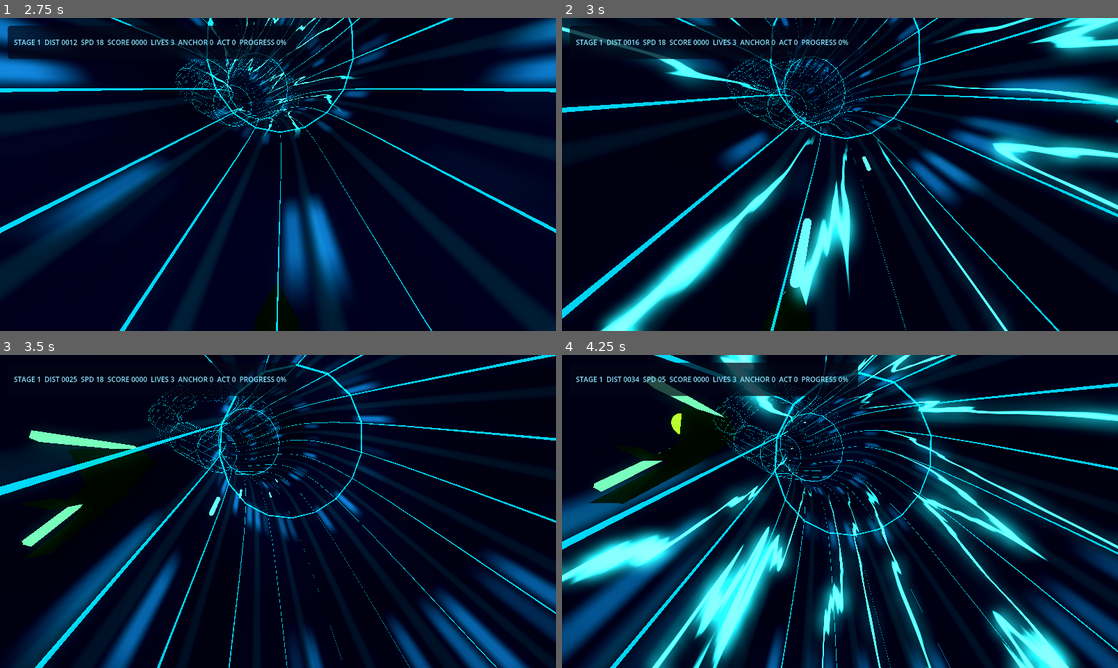
Above: before the commit, frames 1-4 (two rows, left to right).
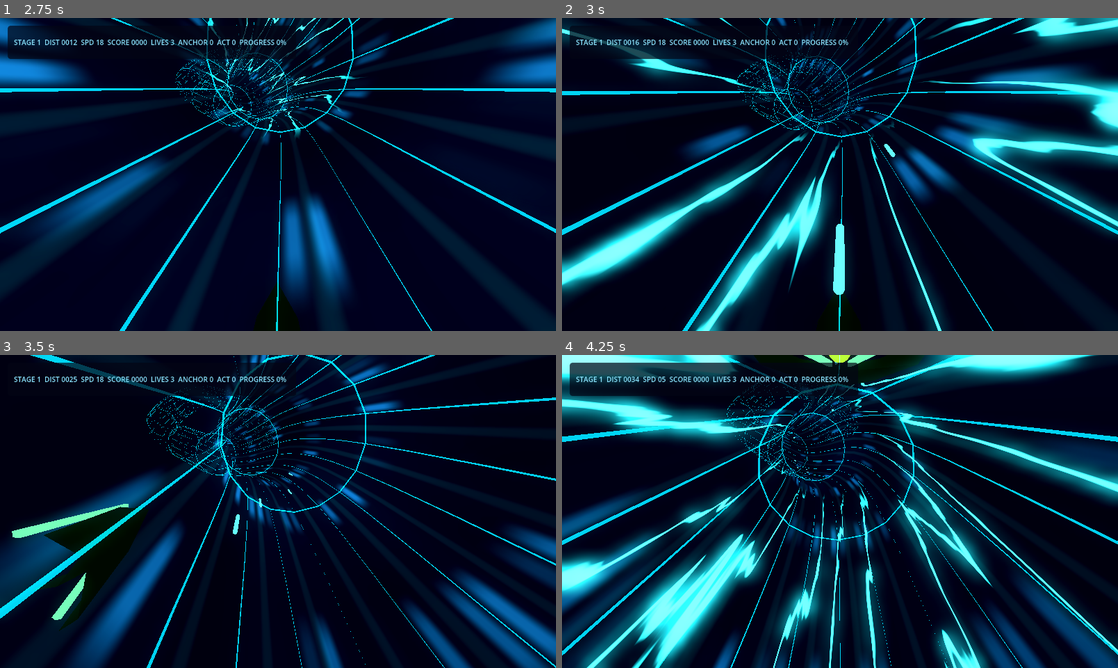
Above: after the commit, the same moments.

Repository: hobsojam/super-miranda-3d
Game: Godot game, scene res://scenes/storm_preview.tscn
The game is run twice, just before and just after one commit, with the same random seed, the same clock (stepped at 60 frames per second) and the same inputs.
Inputs (mouse positions are in pixels of both pictures, inside the frame that each line leads up to):
- Up to frame 1 (2.75 s): click "Stage 1" at 0.5 s; click "Stage 1" at 1.25 s; click "Start" at 2 s
- Up to frame 2 (3 s): tap Enter (ui_accept) at 2.75 s; move the mouse to (962, 158) at 2.77 s; hold Right (ui_right) from 2.78 s (still down); hold Space from 2.78 s (still down); click (962, 158) at 2.92 s
- Up to frame 3 (3.5 s): keep holding Right (ui_right); keep holding Space; tap Enter (ui_accept) at 3.02 s
- Up to frame 4 (4.25 s): move the mouse to (728, 527) at 3.52 s; release Right (ui_right) at 3.53 s; release Space at 3.53 s; hold Down from 3.53 s (still down); tap Space at 3.6 s; click (728, 527) at 3.67 s; tap Enter (ui_accept) at 3.77 s

Frame 1 is identical in both runs. In frame 2, 38% of the frame differs, in the area x 0-100%, y 0-100%; in frame 3, 30%; in frame 4, 59%.

Commit message:
Add mouse control and a stage-shape ideas backlog
Mouse control, additive alongside the existing keyboard scheme (neither
replaces the other):
- Lane switching: StormRunner accumulates InputEventMouseMotion.relative.x
  in _input() and steps a lane via the existing _step_lane() once
  accumulated motion crosses mouse_lane_sensitivity, independently of the
  keyboard's hold-repeat state machine so the two can't interfere with
  each other.
- Firing: StormPlayer's fire-held check now also accepts left mouse
  button, alongside the existing spacebar check.
- Mouse capture: captured (relative-motion-only, can't escape the window)
  whenever StormRunner.set_input_enabled(true) is called - i.e. during
  actual piloting - and visible whenever it's false, which covers every
  menu/transition/game-over state already, since those are exactly the
  states that call set_input_enabled(false). PauseMenu handles the one
  case that bypasses that toggle (get_tree().paused instead): pausing is
  only ever allowed during active gameplay (see _can_toggle_pause), so
  unpausing can safely re-capture unconditionally.

Also adds a "Backlog: future stage shape ideas" section to
STAGE_DESIGN.md: six shape concepts buildable with the parametric-
formula-plus-arc-length-sampling technique proven safe by Stage 2's
corkscrew and Stage 3's rebuilt weave (braid/figure-eight, ascending
drill, vertical undulation, tightening vortex, wide sweeping canyon,
combined diagonal weave), plus two that would need actual engine work
first (variable tube radius and anything depending on it) rather than
just a new stage-definition file. Documents the real lesson from building
Stage 2 and 3: a plausible-looking shape and a verified-safe one are
different amounts of work, and points at how to verify curvature (radius
of curvature at the tightest point vs. the tube's own cross-section
radius) rather than just render-sample turn angle, which only catches
aliasing.

Co-Authored-By: Claude Sonnet 5 <noreply@anthropic.com>

Diff:
--- a/scripts/pause_menu.gd
+++ b/scripts/pause_menu.gd
@@ -81,6 +81,11 @@
 	_panel.visible = paused
 	if paused:
 		_sync_fullscreen_checkbox()
+	# _can_toggle_pause only allows pausing during active gameplay (never
+	# while a menu screen is showing), so unpausing always means returning
+	# to piloting - safe to unconditionally re-capture the mouse here
+	# rather than needing to ask StormRunner what state it's in.
+	Input.mouse_mode = Input.MOUSE_MODE_VISIBLE if paused else Input.MOUSE_MODE_CAPTURED
 
 func _on_music_changed(value: float) -> void:
 	_apply_bus_volume("Music", value)
--- a/scripts/storm_camera.gd
+++ b/scripts/storm_camera.gd
@@ -16,6 +16,10 @@
 @export var start_lane_angle: float = -PI * 0.5
 @export var damage_shake_time: float = 0.18
 @export var damage_shake_strength: float = 0.42
+# Pixels of accumulated mouse motion (InputEventMouseMotion.relative.x) that
+# steps one lane, independent of the keyboard's hold-repeat state machine -
+# both drive the same _step_lane, so neither interferes with the other.
+@export var mouse_lane_sensitivity: float = 18.0
 
 var _storm: StormTube
 var _player: StormPlayer
@@ -27,6 +31,7 @@
 var _held_lane_direction: int = 0
 var _hold_repeat_timer: float = 0.0
 var _input_enabled: bool = true
+var _mouse_delta_accum: float = 0.0
 var _move_audio: AudioStreamPlayer
 var _shake_timer: float = 0.0
 var _shake_duration: float = 0.0
@@ -62,15 +67,25 @@
 	_distance = min(_distance + _speed * delta, _storm.route_length)
 	_update_route_pose(delta)
 
+func _input(event: InputEvent) -> void:
+	if _input_enabled and event is InputEventMouseMotion:
+		_mouse_delta_accum += event.relative.x
+
 func restart_run() -> void:
 	_distance = 0.0
 	_lane_index = 0
 	_target_lane_angle = _lane_angle_for_index(_lane_index)
 	_lane_angle = _target_lane_angle
 	_shake_timer = 0.0
+	_mouse_delta_accum = 0.0
 
 func set_input_enabled(enabled: bool) -> void:
 	_input_enabled = enabled
+	# Captured while piloting (so mouse motion is relative-delta-only and
+	# never escapes the window), visible whenever gameplay input is off -
+	# every place that calls this is exactly a menu/pause/transition state
+	# where the HUD needs a normal clickable cursor instead.
+	Input.mouse_mode = Input.MOUSE_MODE_CAPTURED if enabled else Input.MOUSE_MODE_VISIBLE
 
 func play_damage_feedback(_invulnerable_time: float) -> void:
 	_shake_timer = damage_shake_time
@@ -110,7 +125,17 @@
 		_shake_timer = maxf(_shake_timer - delta, 0.0)
 	look_at(_player.global_position.lerp(ahead.position, 0.35), here.up)
 
+func _consume_mouse_lane_input() -> void:
+	while _mouse_delta_accum >= mouse_lane_sensitivity:
+		_step_lane(1)
+		_mouse_delta_accum -= mouse_lane_sensitivity
+	while _mouse_delta_accum <= -mouse_lane_sensitivity:
+		_step_lane(-1)
+		_mouse_delta_accum += mouse_lane_sensitivity
+
 func _update_lane_input(delta: float) -> void:
+	_consume_mouse_lane_input()
+
 	var step_direction: int = 0
 	if Input.is_action_just_pressed("ui_left"):
 		step_direction = -1
--- a/scripts/storm_player.gd
+++ b/scripts/storm_player.gd
@@ -27,7 +27,11 @@
 func _process(delta: float) -> void:
 	_damage_flash_timer = maxf(_damage_flash_timer - delta, 0.0)
 	_invulnerable_visual_timer = maxf(_invulnerable_visual_timer - delta, 0.0)
-	tick_fire_input(delta, Input.is_key_pressed(KEY_SPACE))
+	var fire_held: bool = (
+		Input.is_key_pressed(KEY_SPACE)
+		or Input.is_mouse_button_pressed(MOUSE_BUTTON_LEFT)
+	)
+	tick_fire_input(delta, fire_held)
 	_update_damage_visuals()
 
 func set_route_pose(sample: StormTube.RouteSample, lane_angle: float, tube_radius: float) -> void:
Not shown, changed: STAGE_DESIGN.md
